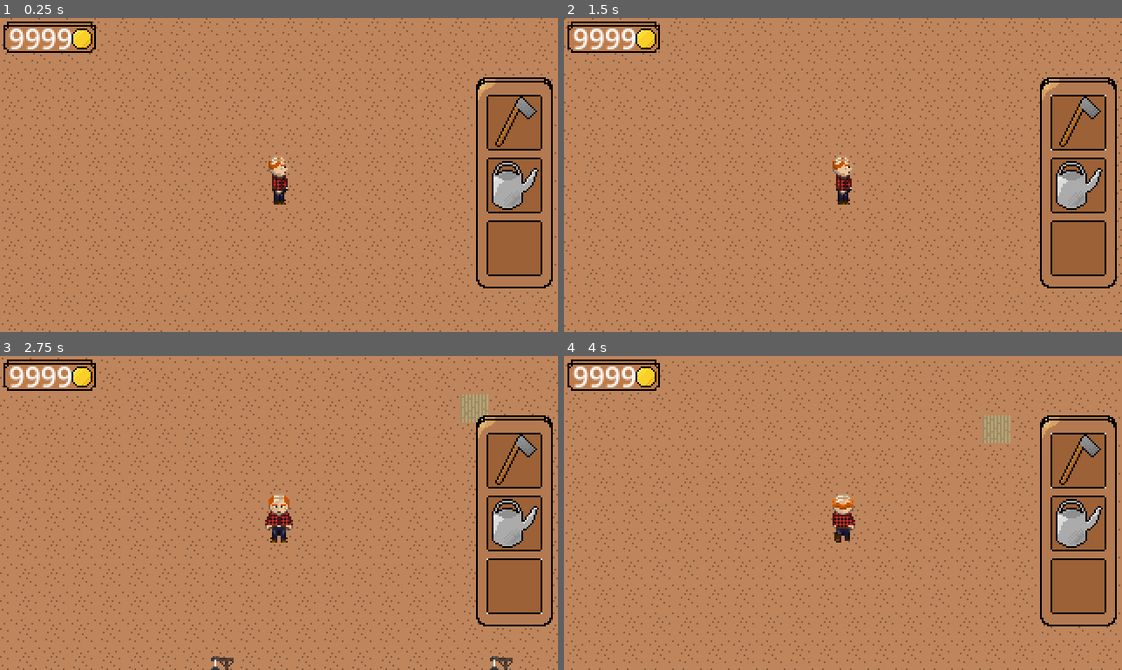
Above: before the commit, frames 1-4 (two rows, left to right).
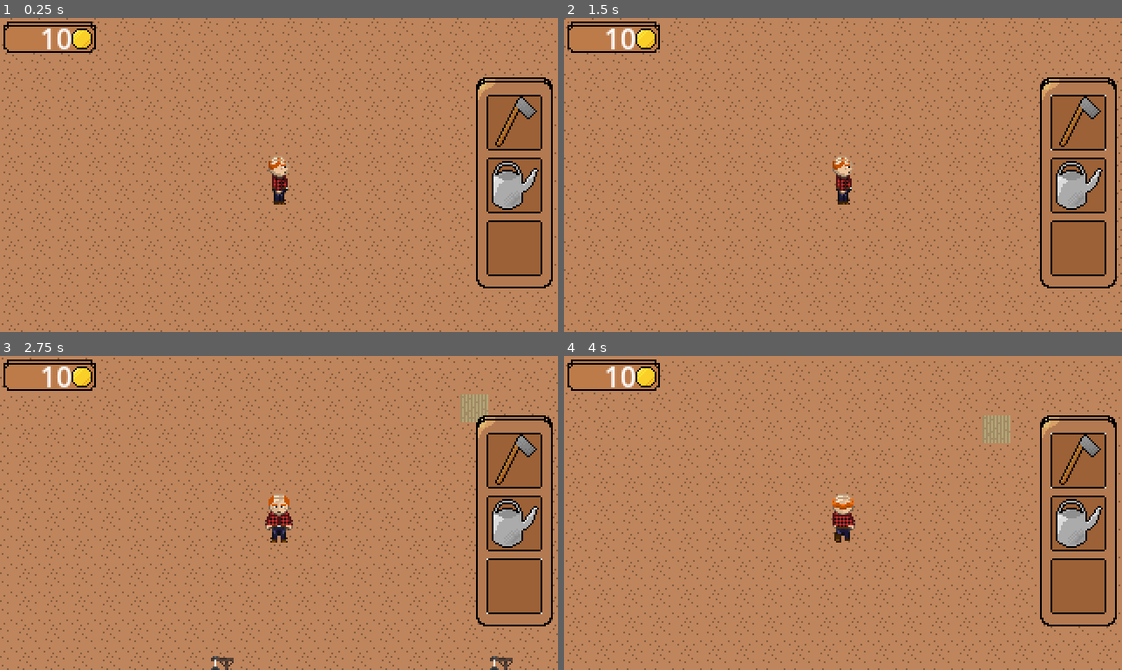
Above: after the commit, the same moments.

Repository: Equinox2654/shovel-jam-project
Game: Godot game, scene res://Game.tscn
The game is run twice, just before and just after one commit, with the same random seed, the same clock (stepped at 60 frames per second) and the same inputs. The project has no main scene, so this scene is started directly. Sound files missing from this copy of the repository are replaced by a short silence.
Inputs (mouse positions are in pixels of both pictures, inside the frame that each line leads up to):
- Up to frame 1 (0.25 s): no input
- Up to frame 2 (1.5 s): click (1077, 118) at 0.52 s; move the mouse to (1077, 118) at 1.27 s; hold Right (ui_right) from 1.28 s (still down); tap 1 (1) at 1.35 s; click (1077, 118) at 1.42 s
- Up to frame 3 (2.75 s): tap 2 (2) at 1.55, 2.1 s; move the mouse to (513, 519) at 2.02 s; release Right (ui_right) at 2.03 s; hold Down (ui_down) from 2.03 s (still down); click (513, 519) at 2.17 s; tap 3 (3) at 2.3 s
- Up to frame 4 (4 s): move the mouse to (1077, 582) at 2.77 s; release Down (ui_down) at 2.78 s; hold Right (ui_right) 2.78-3.53 s; tap 3 (3) at 2.85 s; click (1077, 582) at 3.05 s; move the mouse to (1077, 459) at 3.52 s; hold Up (ui_up) from 3.53 s (still down); click (1077, 459) at 3.6 s; tap 1 (1) at 3.8 s

The runs differ from the first frame. In frame 1, 0.4% of the frame differs, in the area x 1-13%, y 3-10%; in frame 2, 0.4%; in frame 3, 0.4%; in frame 4, 0.4%.

Commit message:
Very buggy but good enough for the jam, signing off

Diff:
--- a/Player.gd
+++ b/Player.gd
@@ -6,7 +6,7 @@
 @onready var Player_toolbar = preload("res://Inventory/Toolbar/PlayerToolBar.tres")
 @onready var store_ui = $ShopKeeperStore
 var is_interactable: bool = false
-var money: int = 9999
+var money: int = 10
 
 var player_inv = []
 var player_toolbar = [
--- a/project.godot
+++ b/project.godot
@@ -18,7 +18,6 @@
 
 window/size/viewport_width=320
 window/size/viewport_height=180
-window/size/mode=2
 window/stretch/mode="viewport"
 
 [input]
--- a/world.gd
+++ b/world.gd
@@ -73,7 +73,8 @@
 		tile_map.set_cell(seed_layer, tile_map_position, source_id, Vector2i(4, 12))
 	elif tile_id == Vector2i(5, 14):
 		player.collect(lemon_item)
-		handle_seed(tile_pos, 1, Vector2i(4, 14), 2, 30.0)
+		tile_map.set_cell(seed_layer, tile_map_position, 0, Vector2i(tile_id.x - 1, tile_id.y))
+		handle_seed(tile_pos, 1, Vector2i(4, 14), 2, 30.0, true)
 	elif tile_id == Vector2i(6, 15):
 		player.collect(hot_dog_item)
 		tile_map.set_cell(seed_layer, tile_map_position, source_id, Vector2i(4, 12))
